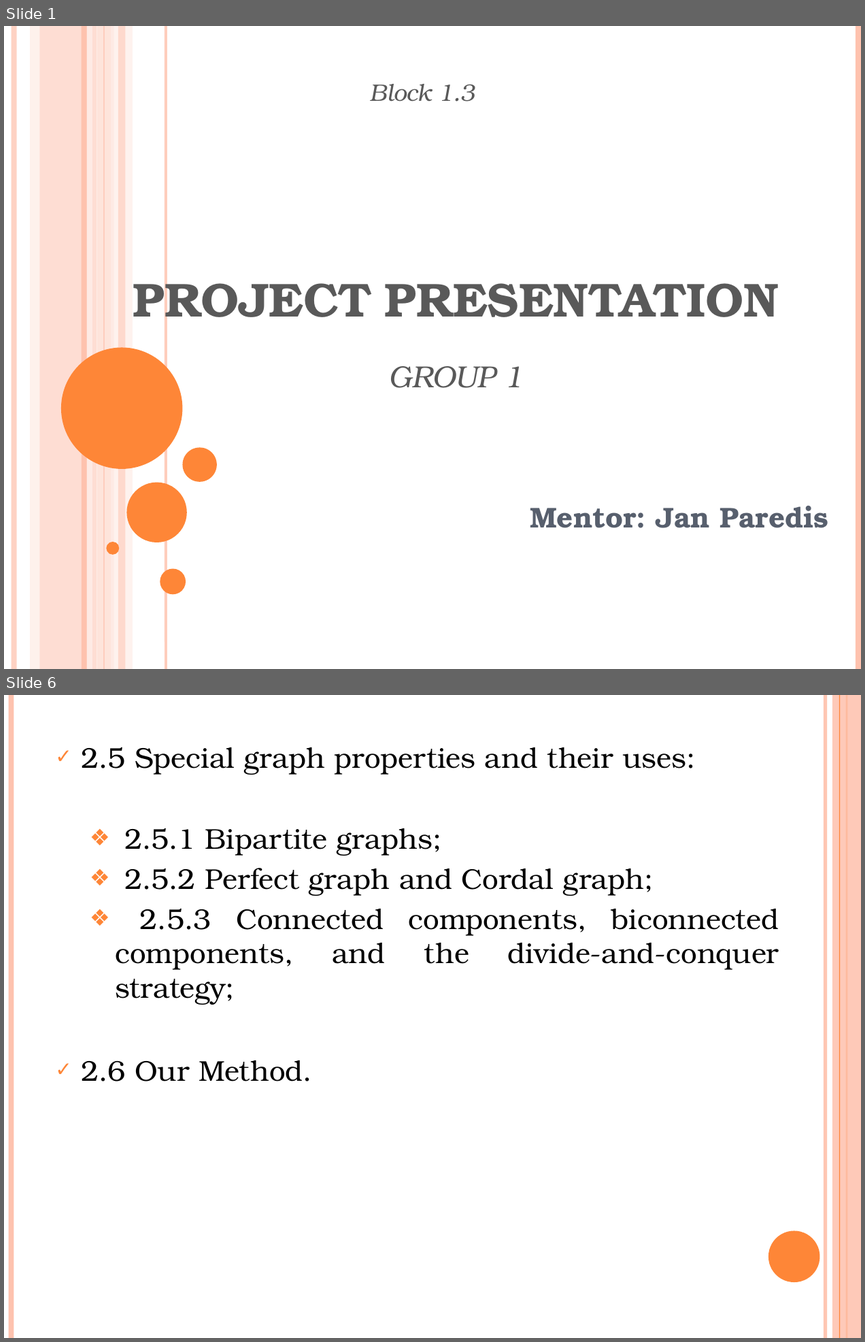
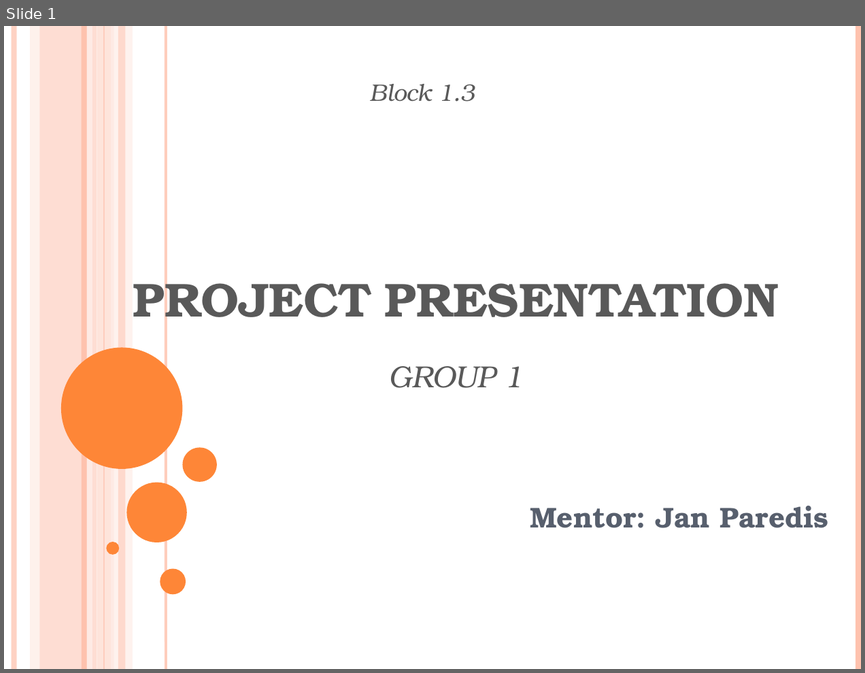
Before and after one commit to manhddftu/Project1.1-Phase3, a slide deck: pres3.pptx. Shown one above the other, each under a label of ours: slides 1 and 6 before the commit, slide 1 after it; the slides between them are not shown. The pictures are 865x1342 and 865x673 pixels, drawn with LibreOffice and Linux fonts; fonts in the diff are those of the drawing. Boxes give left, top, right and bottom in pixels: in the first picture for what was removed or moved away, otherwise in the second. Text is boxed around its words. In the diff, an @@ line names an element or a change of style, - is before the commit and + after.

```diff
--- a/pres3.pptx
+++ b/pres3.pptx
@@ slide 6 removed at [4,695,861,1338], background #FFFFFF @@
@@ line removed from (11, 695) to (11, 1338) @@
@@ line removed from (825, 695) to (825, 1338) @@
@@ rectangle removed at [832,695,861,1338] @@
@@ line removed from (839, 695) to (839, 1338) @@
@@ line removed from (847, 695) to (847, 1338) @@
@@ text removed at [81,747,779,1081] @@
-✓ 2.5 Special graph properties and their uses:
-  ❖ 2.5.1 Bipartite graphs;
-  ❖ 2.5.2 Perfect graph and Cordal graph;
-  ❖ 2.5.3 Connected components, biconnected components, and the divide-and-conquer strategy;
-✓ 2.6 Our Method.
@@ ellipse removed at [768,1231,820,1282] @@
```
Also in this commit, not shown: 5 slides changed, 4 slides added, 3 other slides removed.
